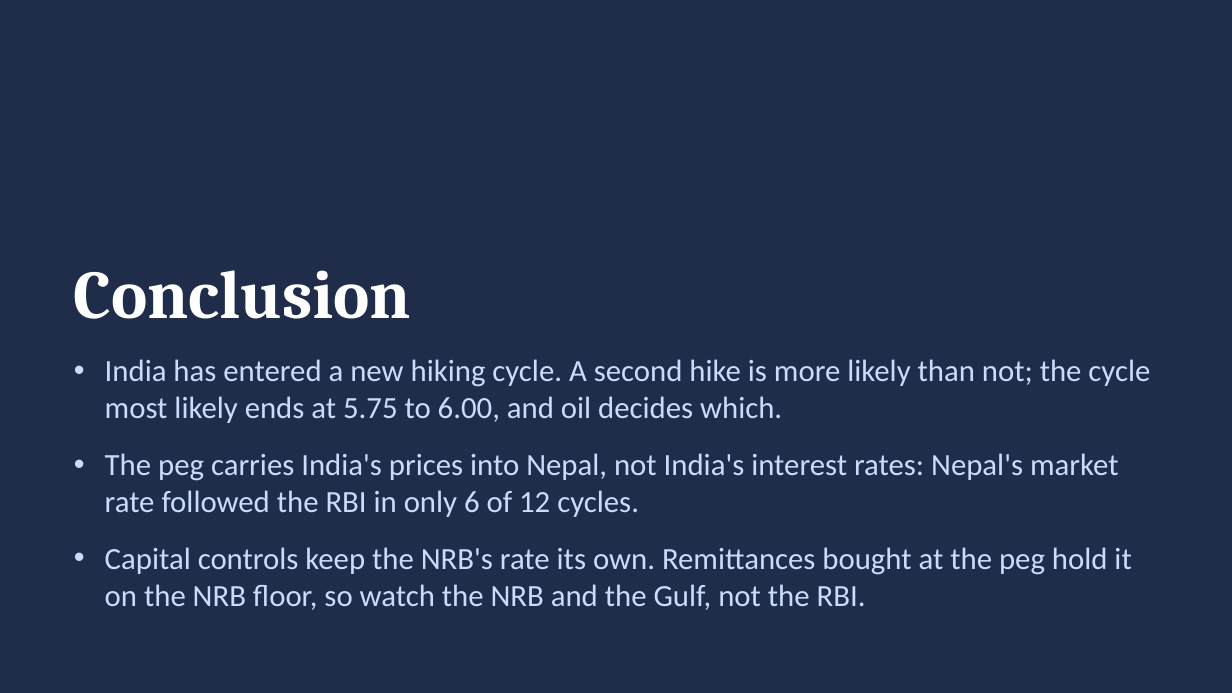
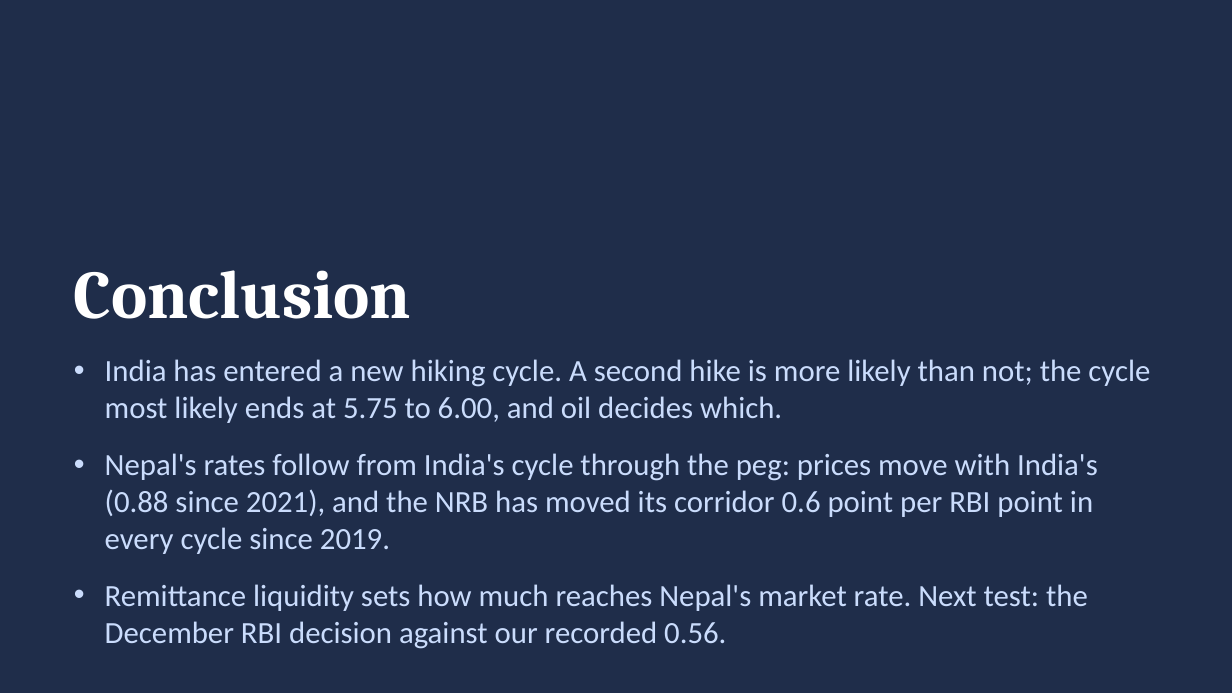
Before and after one commit to sakrit204-byte/interest_rate_cycle_prediction_for_india, a slide deck: slide 23 of reports/presentation/ratecycle_india_nepal.pptx (slide 22 before the commit). Drawn at 1232x693 pixels with LibreOffice and Linux fonts; fonts in the diff are those of the drawing. Boxes give left, top, right and bottom in pixels: in the first picture for what was removed or moved away, otherwise in the second. Text is boxed around its words. In the diff, an @@ line names an element or a change of style, - is before the commit and + after.

Commit message:
Presentation: model against reality charts, Nepal as derived from India's cycle, decision D054

```diff
--- a/reports/presentation/ratecycle_india_nepal.pptx
+++ b/reports/presentation/ratecycle_india_nepal.pptx
@@ text at (x1=105, y1=453, x2=1098, y2=649): text changed @@
-• The peg carries India's prices into Nepal, not India's interest rates: Nepal's market rate followed the RBI in only 6 of 12 cycles.
-• Capital controls keep the NRB's rate its own. Remittances bought at the peg hold it on the NRB floor, so watch the NRB and the Gulf, not the RBI.
+• Nepal's rates follow from India's cycle through the peg: prices move with India's (0.88 since 2021), and the NRB has moved its corridor 0.6 point per RBI point in every cycle since 2019.
+• Remittance liquidity sets how much reaches Nepal's market rate. Next test: the December RBI decision against our recorded 0.56.
```
Also in this commit, not shown: 12 other slides changed, 3 slides added, 3 slides removed, 3 other files.
